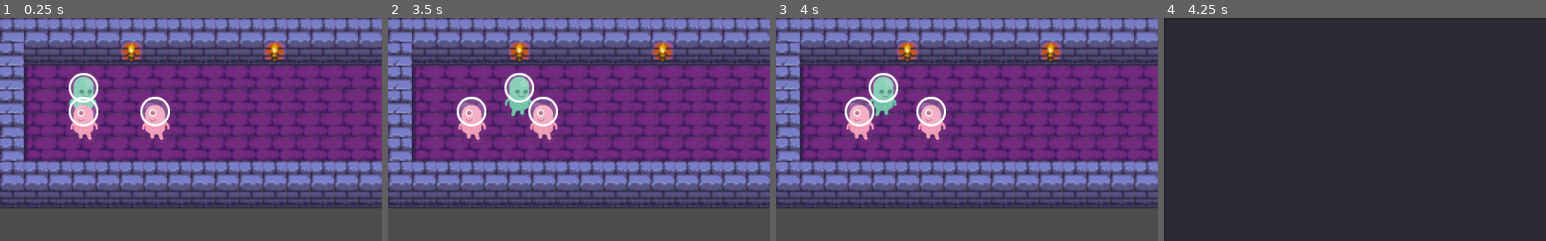
Above: before the commit, frames 1-4 (left to right).
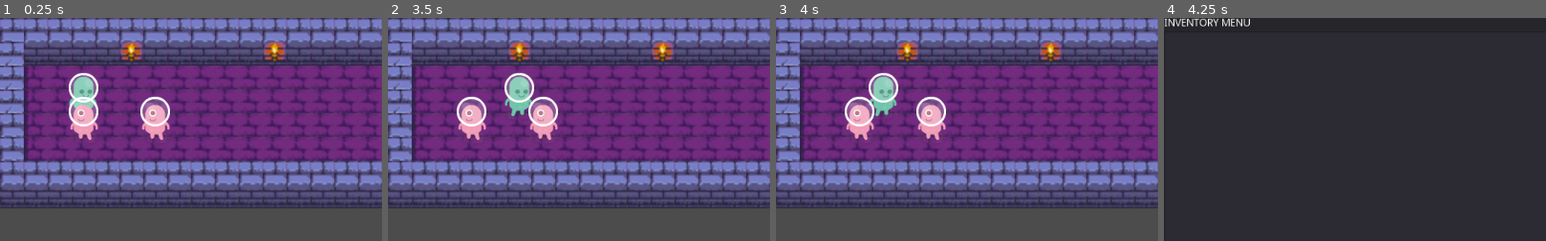
Above: after the commit, the same moments.

Repository: Shoes01/souls-1
Game: Godot game, scene res://Main.tscn
Two runs of this game, one before a commit and one after it. Both use one fixed random seed, a clock stepped at 60 frames per second and the inputs below.
Inputs:
- Up to frame 1 (0.25 s): no input
- Up to frame 2 (3.5 s): tap Enter (ui_accept) at 0.5, 0.77, 1.25, 1.52, 2, 2.75, 3.02 s; hold Right (ui_right) 0.53-1.28 s; hold G (custom_item_pickup) 0.53-1.28 s; hold Down (ui_down) 1.28-2.03 s; tap G (custom_item_pickup) at 1.35, 2.85 s; hold Right (ui_right) 2.03-2.78 s; hold G (custom_item_pickup) 2.03-2.78 s; hold Up (ui_up) from 2.78 s (still down)
- Up to frame 3 (4 s): tap Enter (ui_accept) at 3.5, 3.77 s; release Up (ui_up) at 3.53 s; hold Left (ui_left) from 3.53 s (still down); hold G (custom_item_pickup) from 3.53 s (still down)
- Up to frame 4 (4.25 s): keep holding Left (ui_left); keep holding G (custom_item_pickup); tap I (custom_inventory_menu_open) at 4.15 s
The pictures show only the part of the screen within x 0-50%, y 0-50%; the shares and areas given below are measured in that part.

Frames 1-3 are identical in both runs. In frame 4, 0.5% of the frame differs, in the area x 0-23%, y 0-4%.

Commit message:
Improved UI menus
Added titles. Added a sum-preview to ConsumeMenu.

Diff:
--- a/ui/CharacterMenu.gd
+++ b/ui/CharacterMenu.gd
@@ -1,7 +1,7 @@
 extends Control
 
 
-onready var body: Node = $Panel/RichTextLabel
+onready var body: Node = $Panel/VBoxContainer/Label2
 
 
 func open_menu(entity: Entity) -> void:
--- a/ui/CharacterMenu.tscn
+++ b/ui/CharacterMenu.tscn
@@ -11,6 +11,16 @@
 anchor_right = 1.0
 anchor_bottom = 1.0
 
-[node name="RichTextLabel" type="RichTextLabel" parent="Panel"]
+[node name="VBoxContainer" type="VBoxContainer" parent="Panel"]
 anchor_right = 1.0
 anchor_bottom = 1.0
+
+[node name="Label" type="Label" parent="Panel/VBoxContainer"]
+margin_right = 1024.0
+margin_bottom = 14.0
+text = "CHARACTER MENU"
+
+[node name="Label2" type="Label" parent="Panel/VBoxContainer"]
+margin_top = 18.0
+margin_right = 1024.0
+margin_bottom = 32.0
--- a/ui/ConsumeMenu.gd
+++ b/ui/ConsumeMenu.gd
@@ -11,7 +11,7 @@
 
 func close_menu() -> void:
 	set_visible(false)
-	$Panel/ItemList.clear()
+	$Panel/VBoxContainer/ItemList.clear()
 	$Panel2.set_visible(false)
 
 
@@ -39,7 +39,7 @@
 		var soul_sum = item.get_component("SoulComponent").get_soul_sum()
 		var item_entry: String = item.name + " (" + str(soul_sum) + ")"
 		print(item_entry)
-		$Panel/ItemList.add_item(item_entry)
+		$Panel/VBoxContainer/ItemList.add_item(item_entry)
 
 	set_visible(true)
 
@@ -61,10 +61,9 @@
 	_cached_selected_item = _cached_contents[index]
 
 	var presoul_text: String = _cached_entity.get_component("SoulComponent").get_soul_string()
-	$Panel2/HBoxContainer/PreSoul.set_text(presoul_text)
+	$Panel2/HBoxContainer/VBoxContainer/PreSoul.set_text(presoul_text)
 
-	var newsoul_text: String = _cached_selected_item.get_component("SoulComponent").get_soul_string()
-	$Panel2/HBoxContainer/NewSoul.set_text(newsoul_text)
+	_update_menu()
 
 	$Panel2.set_visible(true)
 
@@ -72,4 +71,20 @@
 func _update_menu() -> void:
 	if _cached_selected_item:
 		var newsoul_text: String = _cached_selected_item.get_component("SoulComponent").get_soul_string()
-		$Panel2/HBoxContainer/NewSoul.set_text(newsoul_text)
+		$Panel2/HBoxContainer/VBoxContainer2/NewSoul.set_text(newsoul_text)
+
+		# This code is laregly copied from the SoulComponent.
+		var presoul = _cached_entity.get_component("SoulComponent").get_soul()
+		var newsoul = _cached_selected_item.get_component("SoulComponent").get_soul()
+
+		var merged_soul_text: String = ""
+		for x in range(0, len(presoul)):
+			merged_soul_text += "["
+			for y in range(0, len(presoul[0])):
+				var value = newsoul[x][y] + presoul[x][y]
+				var string: String = "%4d, " % value
+				merged_soul_text += string
+			merged_soul_text.erase(merged_soul_text.length() - 2, 2)
+			merged_soul_text += "]\n"
+
+		$Panel2/HBoxContainer/VBoxContainer3/MergedSoul.set_text(merged_soul_text)
--- a/ui/ConsumeMenu.tscn
+++ b/ui/ConsumeMenu.tscn
@@ -11,10 +11,21 @@
 anchor_right = 1.0
 anchor_bottom = 1.0
 
-[node name="ItemList" type="ItemList" parent="Panel"]
+[node name="VBoxContainer" type="VBoxContainer" parent="Panel"]
 anchor_right = 1.0
 anchor_bottom = 1.0
+
+[node name="Label" type="Label" parent="Panel/VBoxContainer"]
+margin_right = 1024.0
+margin_bottom = 14.0
+text = "CONSUME MENU"
+
+[node name="ItemList" type="ItemList" parent="Panel/VBoxContainer"]
+margin_top = 18.0
+margin_right = 1024.0
+margin_bottom = 600.0
 focus_mode = 0
+size_flags_vertical = 3
 
 [node name="Panel2" type="Panel" parent="."]
 visible = false
@@ -30,22 +41,66 @@
 anchor_bottom = 1.0
 alignment = 1
 
-[node name="PreSoul" type="Label" parent="Panel2/HBoxContainer"]
-margin_left = 498.0
+[node name="VBoxContainer" type="VBoxContainer" parent="Panel2/HBoxContainer"]
+margin_left = 343.0
+margin_right = 421.0
+margin_bottom = 580.0
+alignment = 1
+
+[node name="Label" type="Label" parent="Panel2/HBoxContainer/VBoxContainer"]
+margin_right = 78.0
+margin_bottom = 14.0
+text = "Current soul"
+
+[node name="PreSoul" type="Label" parent="Panel2/HBoxContainer/VBoxContainer"]
+margin_top = 18.0
+margin_right = 78.0
+margin_bottom = 32.0
+
+[node name="Plus" type="Label" parent="Panel2/HBoxContainer"]
+margin_left = 425.0
 margin_top = 283.0
-margin_right = 498.0
+margin_right = 441.0
 margin_bottom = 297.0
+text = " + "
 
-[node name="NewSoul" type="Label" parent="Panel2/HBoxContainer"]
-margin_left = 502.0
+[node name="VBoxContainer2" type="VBoxContainer" parent="Panel2/HBoxContainer"]
+margin_left = 445.0
+margin_right = 547.0
+margin_bottom = 580.0
+alignment = 1
+
+[node name="Label" type="Label" parent="Panel2/HBoxContainer/VBoxContainer2"]
+margin_right = 102.0
+margin_bottom = 14.0
+text = "Consuming soul"
+
+[node name="NewSoul" type="Label" parent="Panel2/HBoxContainer/VBoxContainer2"]
+margin_top = 18.0
+margin_right = 102.0
+margin_bottom = 32.0
+
+[node name="Equals" type="Label" parent="Panel2/HBoxContainer"]
+margin_left = 551.0
 margin_top = 283.0
-margin_right = 502.0
+margin_right = 567.0
 margin_bottom = 297.0
+text = " = "
 
-[node name="MergedSoul" type="Label" parent="Panel2/HBoxContainer"]
-margin_left = 506.0
-margin_top = 283.0
-margin_right = 506.0
-margin_bottom = 297.0
+[node name="VBoxContainer3" type="VBoxContainer" parent="Panel2/HBoxContainer"]
+margin_left = 571.0
+margin_right = 661.0
+margin_bottom = 580.0
+alignment = 1
 
-[connection signal="item_activated" from="Panel/ItemList" to="." method="_on_ItemList_item_activated"]
+[node name="Label" type="Label" parent="Panel2/HBoxContainer/VBoxContainer3"]
+margin_right = 90.0
+margin_bottom = 14.0
+text = "Resulting soul"
+
+[node name="MergedSoul" type="Label" parent="Panel2/HBoxContainer/VBoxContainer3"]
+margin_top = 18.0
+margin_right = 90.0
+margin_bottom = 32.0
+
+[connection signal="item_activated" from="Panel/VBoxContainer/ItemList" to="." method="_on_ItemList_item_activated"]
--- a/ui/InventoryMenu.gd
+++ b/ui/InventoryMenu.gd
@@ -12,8 +12,8 @@
 
 
 func close_menu() -> void:
-	$Panel/ItemList.clear()
-	$Panel/ItemList/PopupMenu.set_visible(false)
+	$Panel/VBoxContainer/ItemList.clear()
+	$Panel/VBoxContainer/ItemList/PopupMenu.set_visible(false)
 	set_visible(false)
 
 
@@ -27,7 +27,7 @@
 	_cached_contents = contents
 
 	for item in contents:
-		$Panel/ItemList.add_item(item.name)
+		$Panel/VBoxContainer/ItemList.add_item(item.name)
 
 	set_visible(true)
 
@@ -41,16 +41,16 @@
 	## Drop
 	## Equip
 	if item_component.is_droppable:
-		$Panel/ItemList/PopupMenu.set_item_disabled(0, false)
+		$Panel/VBoxContainer/ItemList/PopupMenu.set_item_disabled(0, false)
 	else:
-		$Panel/ItemList/PopupMenu.set_item_disabled(0, true)
+		$Panel/VBoxContainer/ItemList/PopupMenu.set_item_disabled(0, true)
 
 	if item_component.is_equippable:
-		$Panel/ItemList/PopupMenu.set_item_disabled(1, false)
+		$Panel/VBoxContainer/ItemList/PopupMenu.set_item_disabled(1, false)
 	else:
-		$Panel/ItemList/PopupMenu.set_item_disabled(1, true)
+		$Panel/VBoxContainer/ItemList/PopupMenu.set_item_disabled(1, true)
 
-	$Panel/ItemList/PopupMenu.set_visible(true)
+	$Panel/VBoxContainer/ItemList/PopupMenu.set_visible(true)
 
 
 func _on_PopupMenu_index_pressed(index: int) -> void:
--- a/ui/InventoryMenu.tscn
+++ b/ui/InventoryMenu.tscn
@@ -11,11 +11,25 @@
 anchor_right = 1.0
 anchor_bottom = 1.0
 
-[node name="ItemList" type="ItemList" parent="Panel"]
+[node name="VBoxContainer" type="VBoxContainer" parent="Panel"]
 anchor_right = 1.0
 anchor_bottom = 1.0
 
-[node name="PopupMenu" type="PopupMenu" parent="Panel/ItemList"]
+[node name="Label" type="Label" parent="Panel/VBoxContainer"]
+margin_right = 1024.0
+margin_bottom = 14.0
+text = "INVENTORY MENU"
+
+[node name="ItemList" type="ItemList" parent="Panel/VBoxContainer"]
+margin_top = 18.0
+margin_right = 1024.0
+margin_bottom = 600.0
+grow_horizontal = 2
+grow_vertical = 2
+size_flags_horizontal = 3
+size_flags_vertical = 3
+
+[node name="PopupMenu" type="PopupMenu" parent="Panel/VBoxContainer/ItemList"]
 anchor_top = 0.5
 anchor_right = 1.0
 anchor_bottom = 0.5
@@ -23,5 +37,5 @@
 margin_bottom = 10.0
 items = [ "Drop", null, 0, false, false, 1, 0, null, "", false, "Equip", null, 0, false, false, 2, 0, null, "", false ]
 
-[connection signal="item_activated" from="Panel/ItemList" to="." method="_on_ItemList_item_activated"]
-[connection signal="index_pressed" from="Panel/ItemList/PopupMenu" to="." method="_on_PopupMenu_index_pressed"]
+[connection signal="item_activated" from="Panel/VBoxContainer/ItemList" to="." method="_on_ItemList_item_activated"]
+[connection signal="index_pressed" from="Panel/VBoxContainer/ItemList/PopupMenu" to="." method="_on_PopupMenu_index_pressed"]
Not shown, changed: TODO.md
